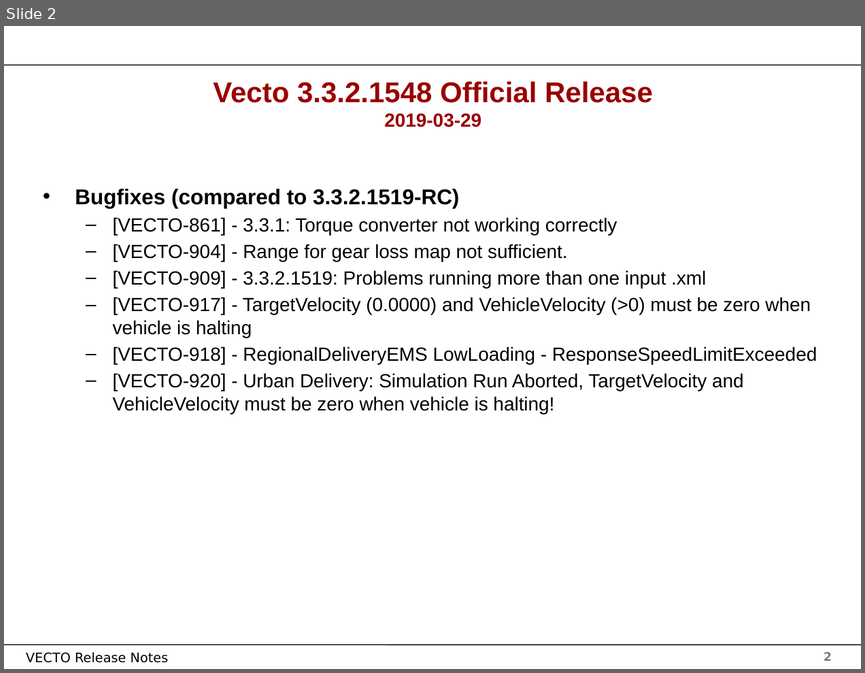
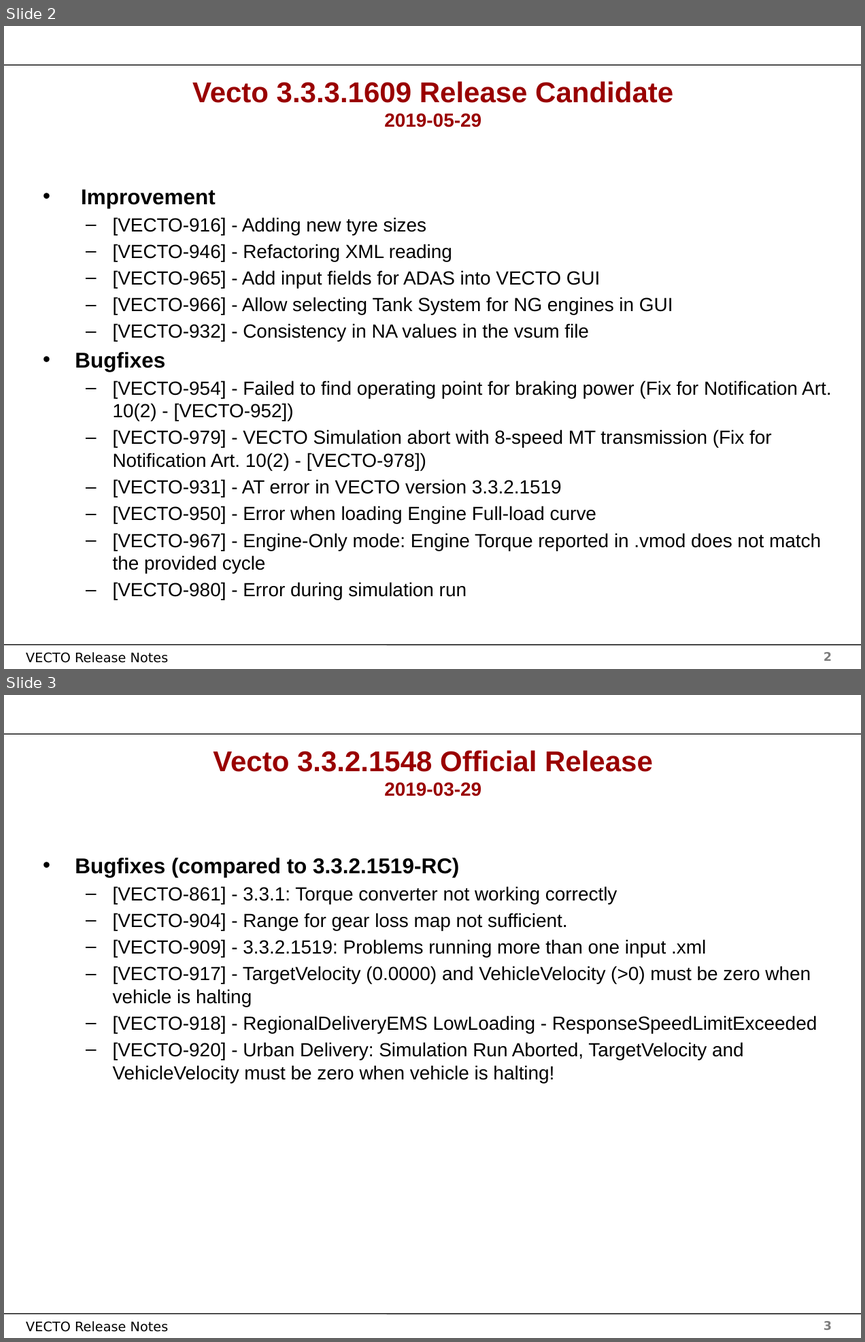
Before and after one commit to tanawadeatharva/BharatVECTO, a slide deck: Documentation/User Manual Source/Release Notes Vecto3.x.pptx. Shown one above the other, each under a label of ours: slide 2 before the commit, slides 2 and 3 after it. The pictures are 865x673 and 865x1342 pixels, drawn with LibreOffice and Linux fonts; fonts in the diff are those of the drawing; background and template pictures are left out. Boxes give left, top, right and bottom in pixels: in the first picture for what was removed or moved away, otherwise in the second. Text is boxed around its words. In the diff, an @@ line names an element or a change of style, - is before the commit and + after.

```diff
--- a/Documentation/User Manual Source/Release Notes Vecto3.x.pptx
+++ b/Documentation/User Manual Source/Release Notes Vecto3.x.pptx
@@ slide 2 added at <box>4,26,861,669</box>, background #FFFFFF; not listed: 4 template elements that a slide beside it also shows @@
@@ title added at <box>192,81,673,127</box>, 24 pt, text #990000, bold @@
+Vecto 3.3.3.1609 Release Candidate
+2019-05-29
@@ text added at <box>75,189,831,600</box>, 16 pt, text #000000 @@
+• Improvement
+  – [VECTO-916] - Adding new tyre sizes
+  – [VECTO-946] - Refactoring XML reading
+  – [VECTO-965] - Add input fields for ADAS into VECTO GUI
+  – [VECTO-966] - Allow selecting Tank System for NG engines in GUI
+  – [VECTO-932] - Consistency in NA values in the vsum file
+• Bugfixes
+  – [VECTO-954] - Failed to find operating point for braking power (Fix for Notification Art. 10(2) - [VECTO-952])
+  – [VECTO-979] - VECTO Simulation abort with 8-speed MT transmission (Fix for Notification Art. 10(2) - [VECTO-978])
+  – [VECTO-931] - AT error in VECTO version 3.3.2.1519
+  – [VECTO-950] - Error when loading Engine Full-load curve
+  – [VECTO-967] - Engine-Only mode: Engine Torque reported in .vmod does not match the provided cycle
+  – [VECTO-980] - Error during simulation run
@@ what was slide 2 is now slide 3 @@
@@ page number at <box>823,1321,832,1329</box>: text changed @@
-2
+3
```
Also in this commit, not shown: 1 slide changed, 3 other files.
